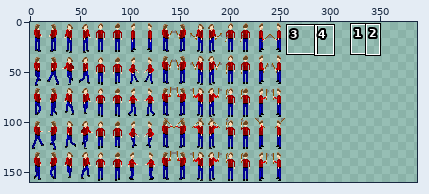
One commit to this sprite sheet: textures/testVillagerSprite.png. The picture above shows the old version from afar; the outline marks the close-up.
Close-up. The starting point:
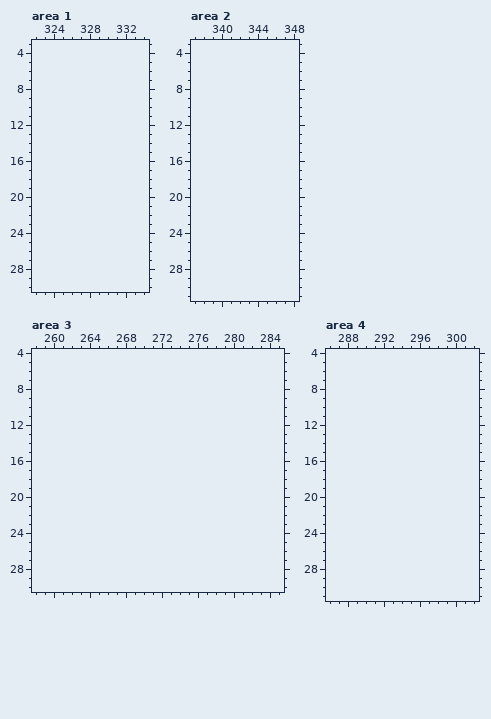
The file is 256x160 pixels. Shown: area 1: x 322..334, y 3..30; area 2: x 337..348, y 3..31; area 3: x 258..285, y 4..30; area 4: x 286..302, y 4..31. The old version is drawn lined up with the new one, on the new canvas. The wide view leaves out empty margins. The commit also changed other parts of the picture, which this record leaves out.
Once edited:
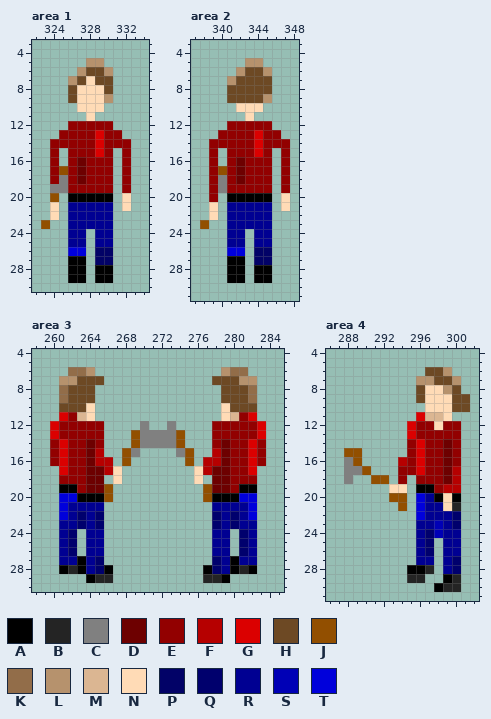
Palette (. is transparent): A #000000  B #242424  C #808080  D #6d0000  E #920000  F #b60000  G #db0000  H #6d4924  J #924f00  K #926d49  L #b6926d  M #dbb692  N #ffdbb6  P #020267  Q #00006d  R #000092  S #0000b6  T #0000db
Edits made:
canvas 256x160 -> 512x160
Changed rows in their new state; - is an unchanged pixel.
Area 1:
first column x 323:
 5 -----LL---
 6 ----LHHL--
 7 ---LHNHH--
 8 ---HNNNH--
 9 ---HNNNL--
10 ----NNN---
11 -----N----
12 ---EEEEE--
13 --EEEEGEE-
14 -EEEEEGEEE
15 -E-EEEGE-E
16 -E-EDEEE-E
17 -EJEDEEE-E
18 -ECEDEEE-E
19 -CCEEEEE-E
20 -J-AAAAA-N
21 -N-RRRRR-N
22 -N-RRRRR--
23 J--RRRRR--
24 ---RR-RR--
25 ---RR-RR--
26 ---TT-PP--
27 ---AA-PP--
28 ---AA-AA--
29 ---AA-AA--
Area 2:
first column x 338:
 5 -----LL---
 6 ----LHHL--
 7 ---LHHHH--
 8 ---HHHHH--
 9 ---HHHHL--
10 ----NNN---
11 -----N----
12 ---EEEEE--
13 --EEEEGEE-
14 -EEEEEGEEE
15 -E-EEEGE-E
16 -E-EDEEE-E
17 -EJEDEEE-E
18 -ECEDEEE-E
19 -ECEEEEE-E
20 -E-AAAAA-N
21 -N-RRRRR-N
22 -N-RRRRR--
23 J--RRRRR--
24 ---RR-RR--
25 ---RR-RR--
26 ---TT-PP--
27 ---AA-PP--
28 ---AA-AA--
29 ---AA-AA--
Area 3:
first column x 260:
 6 --KKL--------------LKK--
 7 -LLHHH------------HHHLL-
 8 -KHHH--------------HHHK-
 9 -KHHH--------------HHHK-
10 -HHHN--------------NHHH-
11 -GEMN--------------NMEG-
12 GEEEEE----C--C----EEEEEG
13 GEEEEE---JCCCCJ---EEEEEG
14 EGEEDE---JCCCCJ---EDEEGE
15 EGEEDF--JC----CJ--FDEEGE
16 EGEEDFF-J------J-FFDEEGE
17 -GEEDDFN--------NFDDEEG-
18 -EEEDD-N--------N-DDEEE-
19 -AAEDDJ----------JDDEAA-
20 -TTAAAJ----------JAAATT-
21 -TRRRR------------RRRRT-
22 -TRQRQ------------QRQRT-
23 -RRQRQ------------QRQRR-
24 -RQ-RR------------RR-QR-
25 -RQ-RR------------RR-QR-
26 -RQ-RR------------RR-QR-
27 -RRARQ------------QRARR-
28 -ABARQA----------AQRABA-
29 ----ABB----------BBA----
Area 4:
first column x 288:
 6 ---------HHL--
 7 --------LLHHL-
 8 --------HNNLH-
 9 --------HNNNHH
10 ---------NNNHH
11 --------GMMN--
12 -------GEENEE-
13 -------GEEEEE-
14 -------EGEEDE-
15 JJ-----EGEEDE-
16 CJ----FEGEEDE-
17 CCJ---EEGEEDF-
18 C--JJ-E-EEEDF-
19 -----NN-AAEFF-
20 -----JJ-TRANA-
21 ------J-TRRNB-
22 --------TRRRQ-
23 --------RRSRQ-
24 --------RQSRR-
25 --------RQ-RR-
26 --------RQ-RR-
27 --------RR-RQ-
28 -------AAB-RQ-
29 -------BB--AB-
30 ----------ABB-
Boxes around the changes in both close-ups, in picture pixels (x1, y1, x2, y2):
added: (41, 58, 131, 283)
added: (200, 58, 290, 283)
added: (50, 367, 266, 583)
added: (344, 367, 470, 592)
